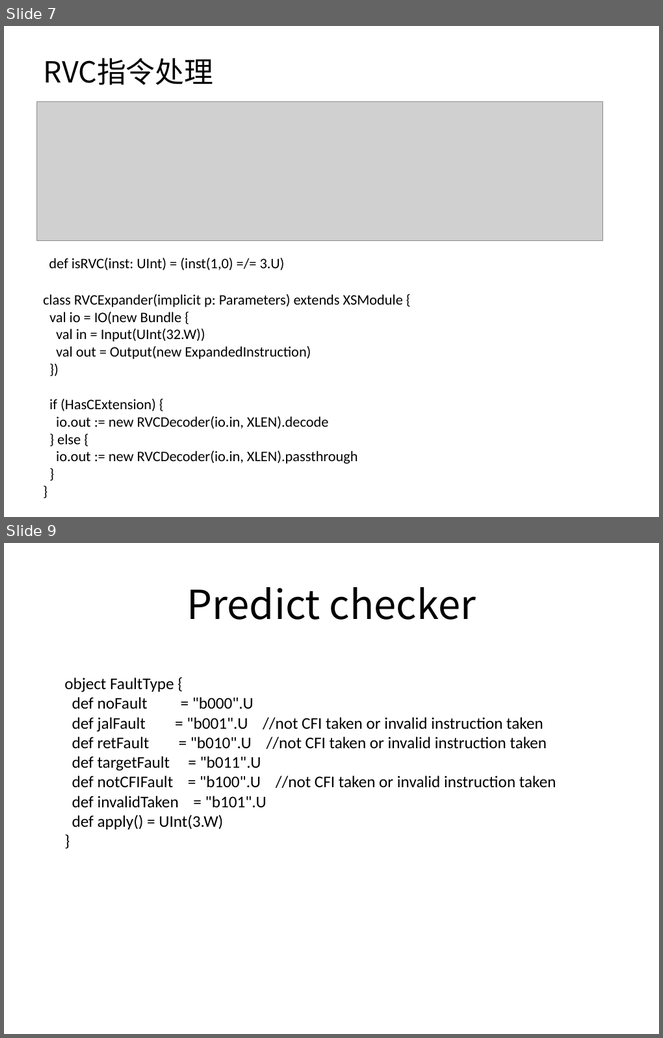
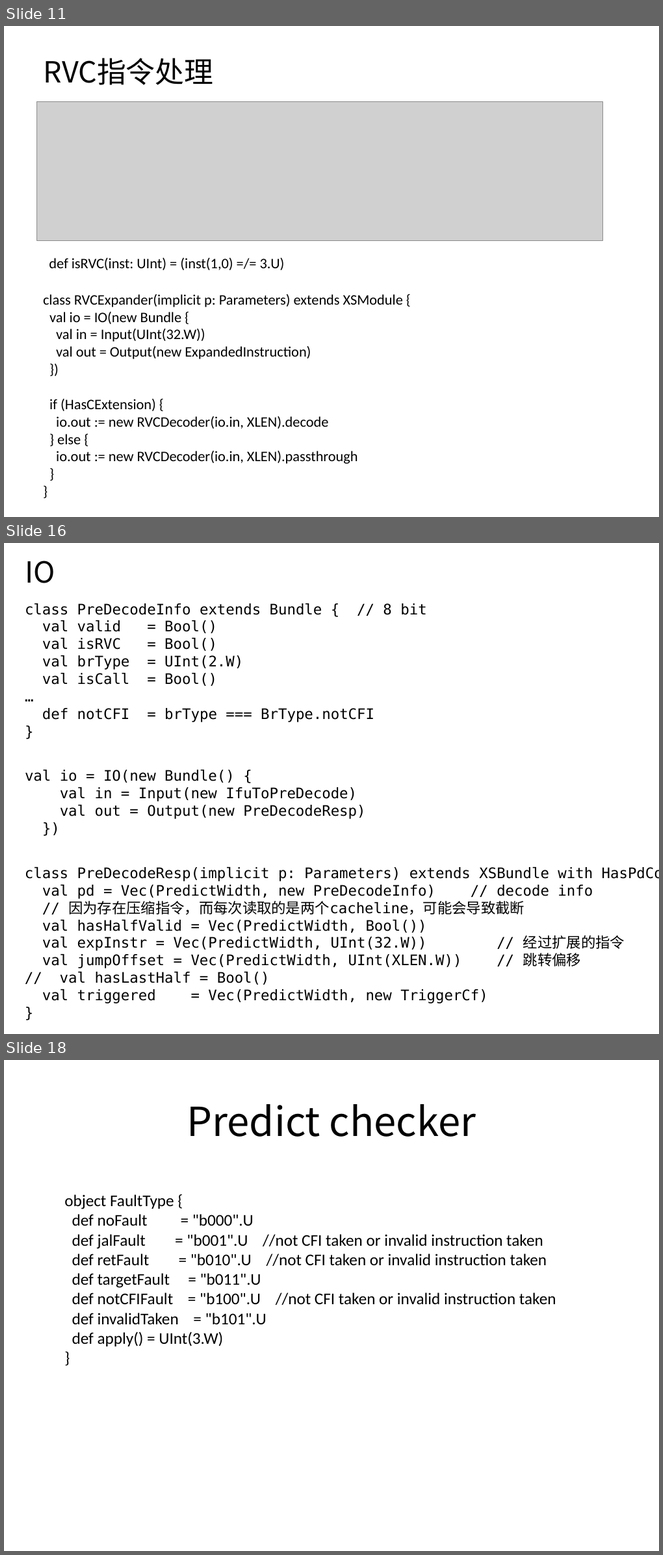
Before and after one commit to sqduan/Xiangshan_Learning, a slide deck: Documents/PreDecoder.pptx. Shown one above the other, each under a label of ours: slides 7 and 9 before the commit, slides 11, 16 and 18 after it; the slides between them are not shown. The pictures are 663x1038 and 663x1555 pixels, drawn with LibreOffice and Linux fonts; fonts in the diff are those of the drawing; grey boxes stand for pictures. Boxes give left, top, right and bottom in pixels: in the first picture for what was removed or moved away, otherwise in the second. Text is boxed around its words. In the diff, an @@ line names an element or a change of style, - is before the commit and + after.

Commit message:
Update decoder study materials

```diff
--- a/Documents/PreDecoder.pptx
+++ b/Documents/PreDecoder.pptx
@@ slide 16 added at <box>4,543,659,1034</box>, background #FFFFFF @@
@@ text added at <box>25,561,55,583</box>, 32 pt, text #000000 @@
+IO
@@ text added at <box>25,603,426,722</box>, 16 pt, text #000000 @@
+class PreDecodeInfo extends Bundle { // 8 bit
+val valid = Bool()
+val isRVC = Bool()
+val brType = UInt(2.W)
+val isCall = Bool()
+…
+def notCFI = brType === BrType.notCFI
+}
@@ text added at <box>25,770,365,819</box>, 16 pt, text #000000 @@
+val io = IO(new Bundle() {
+val in = Input(new IfuToPreDecode)
+val out = Output(new PreDecodeResp)
+})
@@ text added at <box>25,867,625,1004</box>, 16 pt, text #000000 @@
+class PreDecodeResp(implicit p: Parameters) extends XSBundle with HasPdConst {
+val pd = Vec(PredictWidth, new PreDecodeInfo) // decode info
+// 因为存在压缩指令，而每次读取的是两个cacheline，可能会导致截断
+val hasHalfValid = Vec(PredictWidth, Bool())
+val expInstr = Vec(PredictWidth, UInt(32.W)) // 经过扩展的指令
+val jumpOffset = Vec(PredictWidth, UInt(XLEN.W)) // 跳转偏移
+// val hasLastHalf = Bool()
+val triggered = Vec(PredictWidth, new TriggerCf)
+}
@@ what was slide 7 is now slide 11 @@
@@ what was slide 9 is now slide 18 @@
```
Also in this commit, not shown: 10 other slides added, 1 slide removed.
